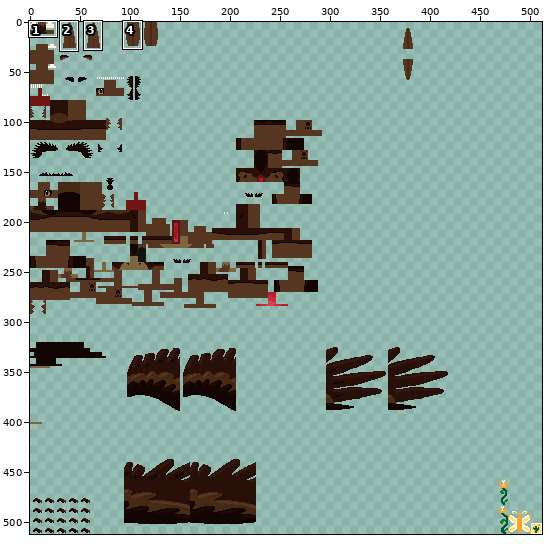
A sprite sheet gets an edit: src/test/resources/Monimo01_newborn.png. The first picture is a wide view before the edit; the outline marks the close-up.
Close-up. Before:
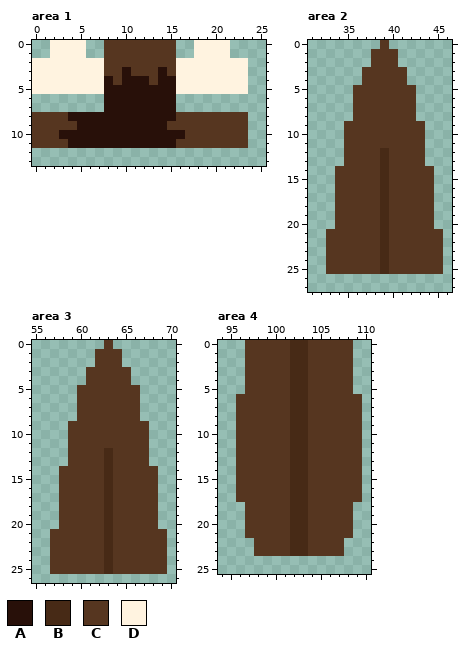
The file is 512x512 pixels. Pixels under 10% opacity are left out. Colours within 5 levels of each other are drawn and written as one. Shown: area 1: x 0..25, y 0..13; area 2: x 31..46, y 0..27; area 3: x 55..70, y 0..26; area 4: x 94..110, y 0..25. The commit also changed other parts of the picture, which this record leaves out.
Palette (. is transparent): A #281009  B #472a16  C #563620  D #fff3e0
The same view after the edit:
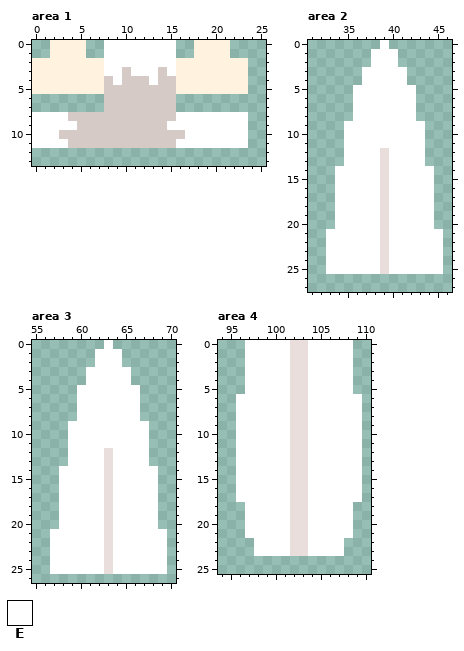
Colours new in this view: E #ffffff
Edits made:
Colour A changes from #281009 to #d5cac6.
Colour B changes from #472a16 to #e9dedb.
Area 1:
Colour C becomes colour E in rows 0 to 2 at x 8 to 15; in row 3 at x 8 to 9, 11 to 13 and 15; in row 4 at x 9 and 13; in row 8 at x 0 to 3 and 16 to 23; in row 9 at x 0 to 4 and 15 to 23; in row 10 at x 0 to 2 and 17 to 23.
Colour C becomes colour E in row 11 at x 0 to 3 and 16 to 23.
Area 2:
Colour C becomes colour E in row 0 at x 39; in rows 1 to 2 at x 38 to 40; in rows 3 to 4 at x 37 to 41; in rows 5 to 8 at x 36 to 42; in rows 9 to 11 at x 35 to 43; in rows 12 to 13 at x 35 to 38 and 40 to 43.
Colour C becomes colour E in rows 14 to 20 at x 34 to 38 and 40 to 44; in rows 21 to 25 at x 33 to 38 and 40 to 45.
Area 3:
Colour C becomes colour E in row 0 at x 63; in rows 1 to 2 at x 62 to 64; in rows 3 to 4 at x 61 to 65; in rows 5 to 8 at x 60 to 66; in rows 9 to 11 at x 59 to 67; in rows 12 to 13 at x 59 to 62 and 64 to 67.
Colour C becomes colour E in rows 14 to 20 at x 58 to 62 and 64 to 68; in rows 21 to 25 at x 57 to 62 and 64 to 69.
Area 4:
Colour C becomes colour E in rows 0 to 5 at x 97 to 101 and 104 to 108; in rows 6 to 17 at x 96 to 101 and 104 to 109; in rows 18 to 21 at x 97 to 101 and 104 to 108; in rows 22 to 23 at x 98 to 101 and 104 to 107.
Boxes around the changes in both close-ups, in picture pixels (x1, y1, x2, y2):
changed: (32, 40, 248, 148)
changed: (326, 40, 443, 274)
changed: (50, 340, 167, 574)
changed: (236, 340, 362, 556)
